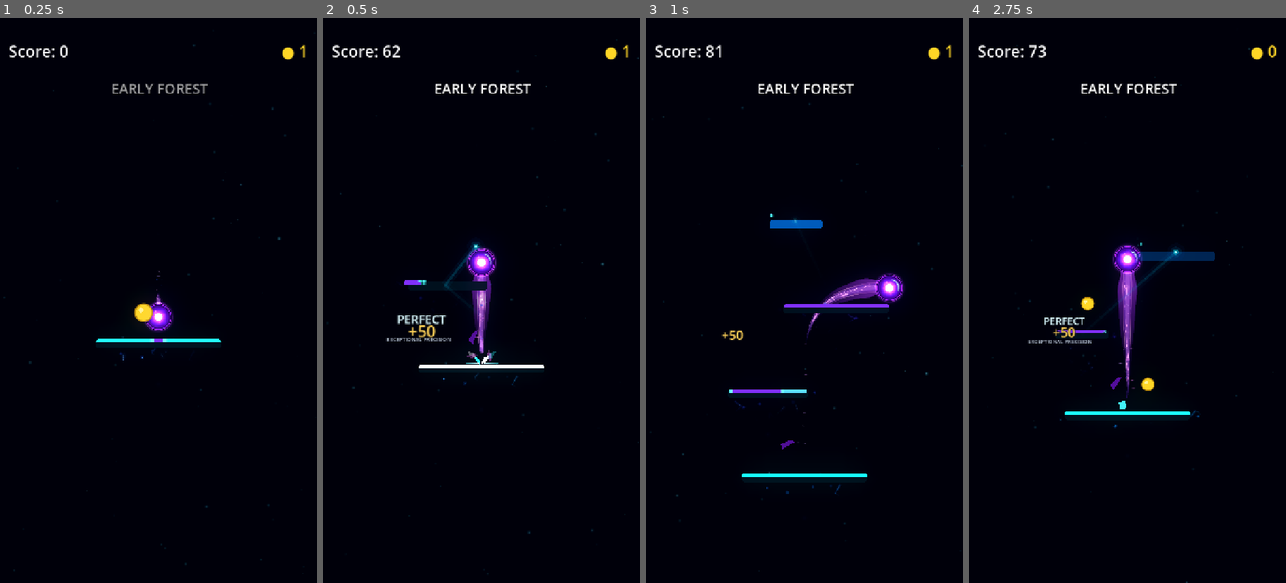
Above: before the commit, frames 1-4 (left to right).
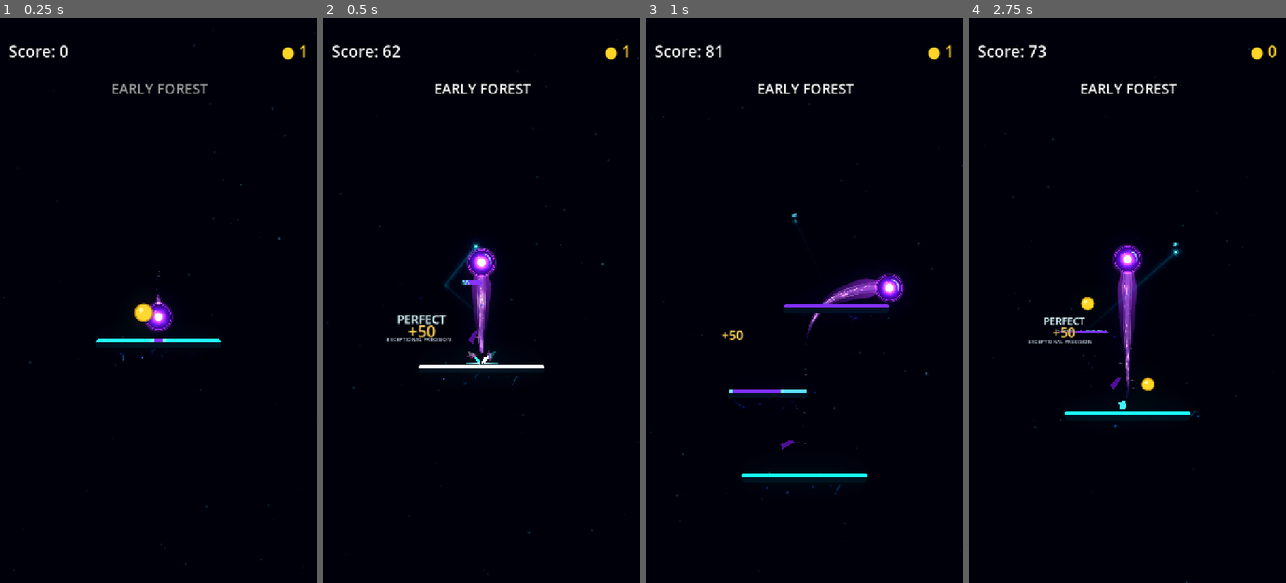
Above: after the commit, the same moments.

Repository: Kryodo/TowerJump
Game: Godot game, scene res://scenes/main.tscn
Same seed, same stepped clock (60 frames per second), same inputs: the game is played once before the commit and once after it.
Inputs (mouse positions are in pixels of both pictures, inside the frame that each line leads up to):
- Up to frame 1 (0.25 s): no input
- Up to frame 2 (0.5 s): no input
- Up to frame 3 (1 s): move the mouse to (874, 272) at 0.52 s; hold Right (ui_right) from 0.53 s (still down); click (874, 272) at 0.67 s
- Up to frame 4 (2.75 s): release Right (ui_right) at 1.25 s; drag from (1064, 328) to (1117, 193) at 1.27 s; click "Nochmal spielen" at 2 s

Frame 1 is identical in both runs. In frame 2, 0.2% of the frame differs, in the area x 25-52%, y 46-49%; in frame 3, 0.3%; in frame 4, 0.4%, in the area x 27-78%, y 39-56%.

Commit message:
Apply each platform's selected construction direction to both shaders

Diff:
--- a/scripts/platform.gd
+++ b/scripts/platform.gd
@@ -459,6 +459,10 @@
 	_assembly_progress = clampf(value, 0.0, 1.0)
 	_visual.set_instance_shader_parameter("assembly_progress", _assembly_progress)
 	_neon_edge.set_instance_shader_parameter("assembly_progress", _assembly_progress)
+	_visual.set_instance_shader_parameter("assembly_direction", float(_assembly_direction))
+	_neon_edge.set_instance_shader_parameter("assembly_direction", float(_assembly_direction))
+	_visual.set_instance_shader_parameter("assembly_seed", _assembly_seed)
+	_neon_edge.set_instance_shader_parameter("assembly_seed", _assembly_seed)
 
 
 func _set_assembly_preview_pose() -> void:
